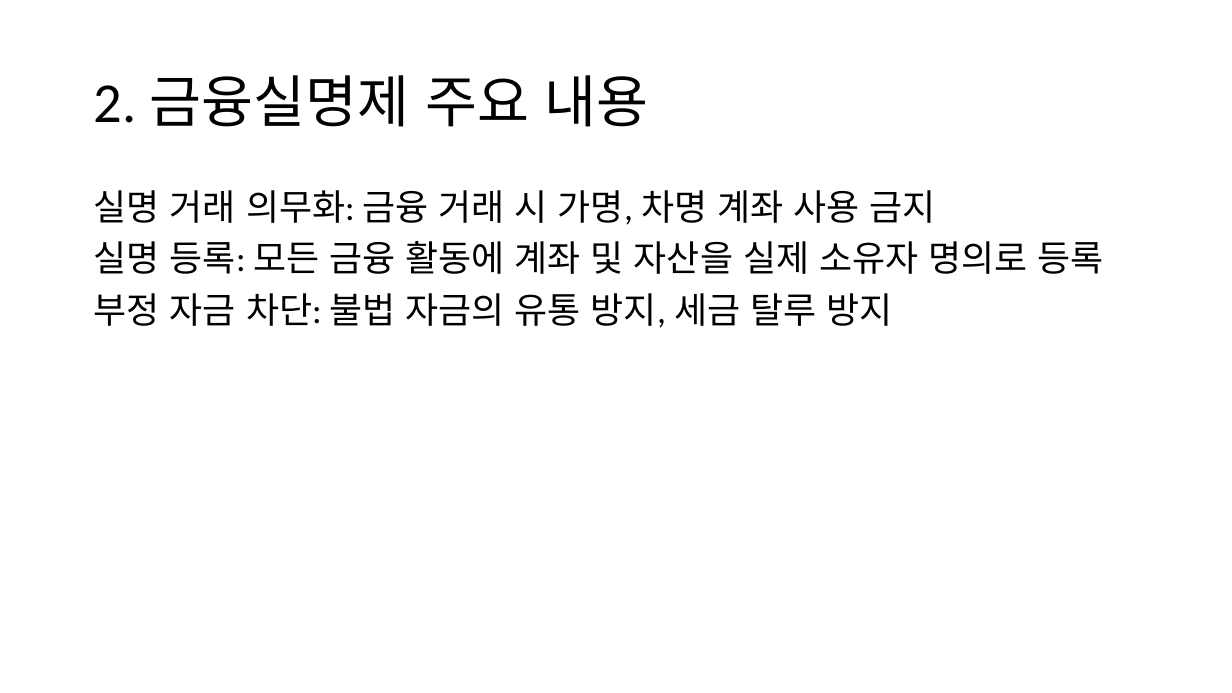
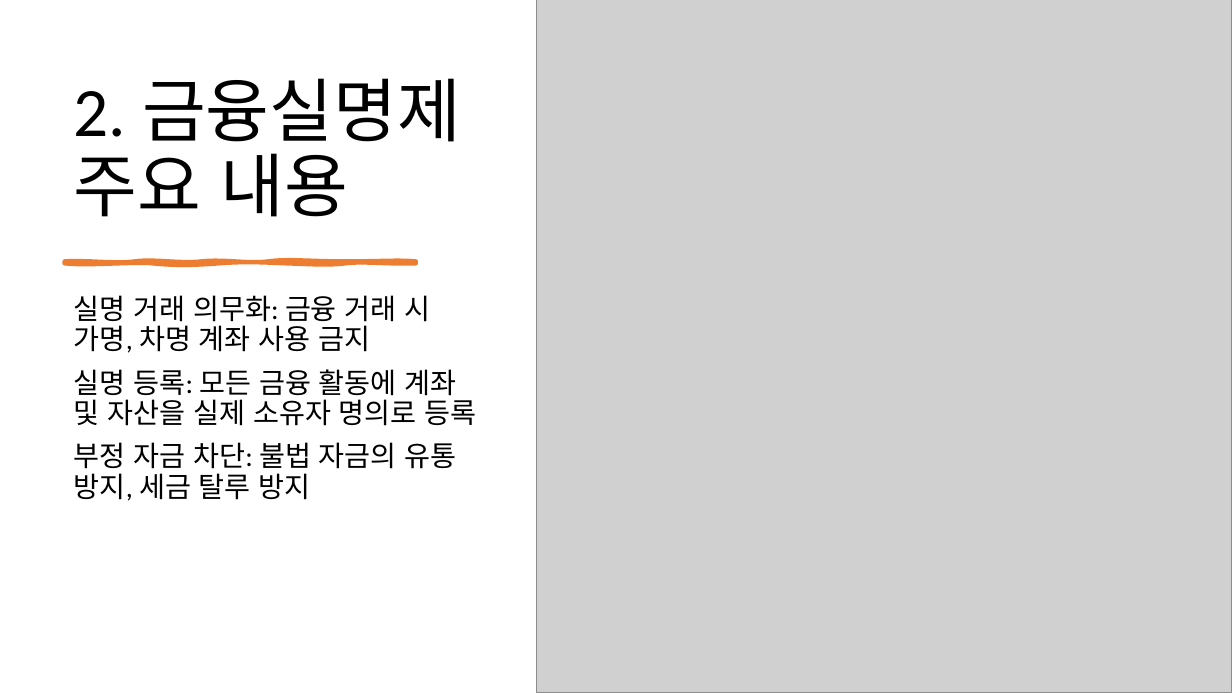
Before and after one commit to minjun2001/friday, a slide deck: slide 2 of FILE/금융실명제.pptx. Drawn at 1232x693 pixels with LibreOffice and Linux fonts; fonts in the diff are those of the drawing; grey boxes stand for pictures. Boxes give left, top, right and bottom in pixels: in the first picture for what was removed or moved away, otherwise in the second. Text is boxed around its words. In the diff, an @@ line names an element or a change of style, - is before the commit and + after.

```diff
--- a/FILE/금융실명제.pptx
+++ b/FILE/금융실명제.pptx
@@ picture added at box(537, 0, 1232, 693) @@
@@ title "2. 금융실명제 주요 내용": place and size @@
-title "2. 금융실명제 주요 내용" at box(94, 75, 649, 127)
+title "2. 금융실명제 주요 내용" at box(74, 78, 461, 217)
@@ title "2. 금융실명제 주요 내용" at box(74, 78, 461, 217): size 44 to 54 pt; vertical alignment middle to bottom @@
@@ freeform shape added at box(65, 262, 416, 263), fill #ED7D31, outline #ED7D31 3.5 pt @@
@@ text "실명 거래 의무화: 금융 거래 ...": place and size @@
-text "실명 거래 의무화: 금융 거래 ..." at box(94, 190, 1103, 328)
+text "실명 거래 의무화: 금융 거래 ..." at box(74, 295, 477, 501)
@@ text "실명 거래 의무화: 금융 거래 ..." at box(74, 295, 477, 501): size 28 to 22 pt @@
```
Also in this commit, not shown: 4 other slides changed, 1 slide removed, 1 other file.
